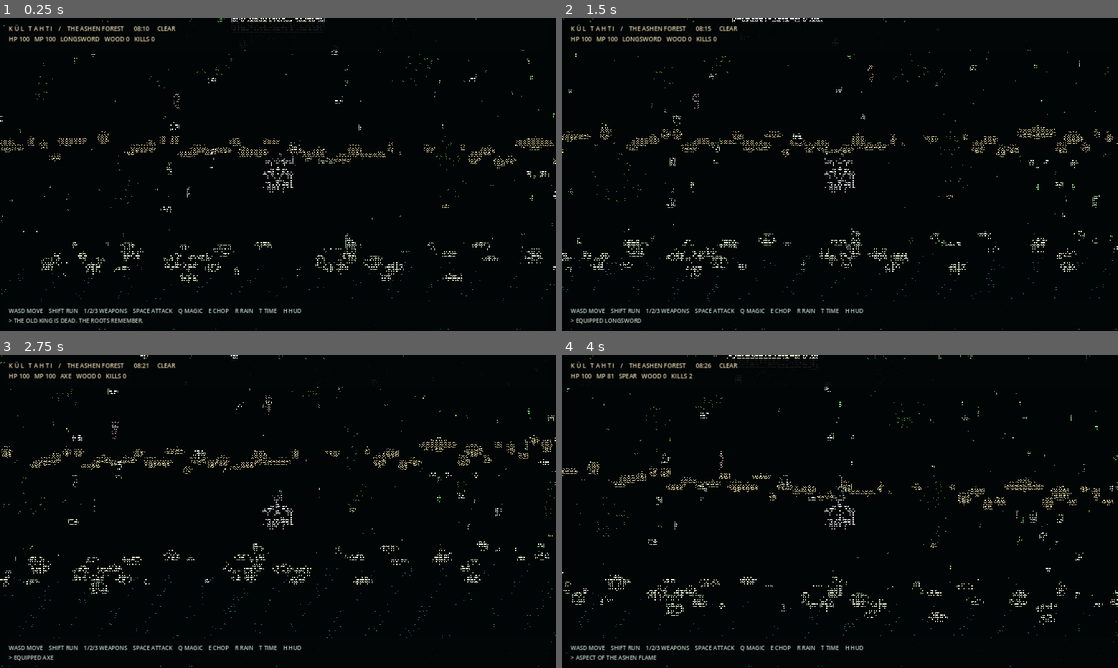
Above: before the commit, frames 1-4 (two rows, left to right).
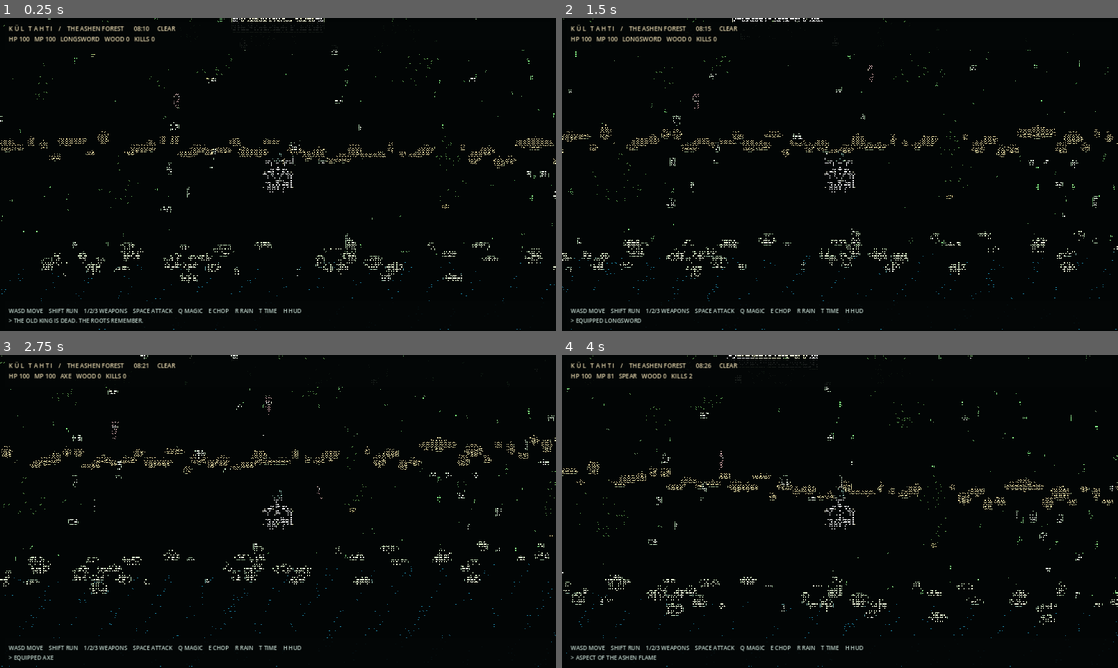
Above: after the commit, the same moments.

Repository: furkhans4o4-create/KUL-TAHTI
Game: Godot game, scene res://scenes/main.tscn
Same seed, same stepped clock (60 frames per second), same inputs: the game is played once before the commit and once after it.
Inputs:
- Up to frame 1 (0.25 s): no input
- Up to frame 2 (1.5 s): tap Enter at 0.5 s; hold D 0.53-1.28 s; hold Shift 0.53-1.28 s; tap Space at 0.77 s; hold S from 1.28 s (still down); tap 1 at 1.35 s
- Up to frame 3 (2.75 s): tap Space at 1.52 s; release S at 2.03 s; hold D from 2.03 s (still down); tap 2 at 2.1 s
- Up to frame 4 (4 s): release D at 2.78 s; hold W 2.78-3.53 s; tap 3 at 2.85 s; tap Space at 3.02, 3.77 s; hold A from 3.53 s (still down); tap Q at 3.6 s

The runs differ from the first frame. In frame 1, less than 0.1% of the frame differs, in the area x 2-81%, y 0-61%; in frame 2, less than 0.1%; in frame 3, less than 0.1%; in frame 4, less than 0.1%, in the area x 0-100%, y 0-72%.

Commit message:
Remove black wedge shadows that obscure text-based pine shapes

Diff:
--- a/scripts/forest3d.gd
+++ b/scripts/forest3d.gd
@@ -191,10 +191,12 @@
     var trunk_vis := MultiMeshInstance3D.new()
     trunk_vis.multimesh = trunk_instances
     trunk_vis.material_override = mat_trunk
+    trunk_vis.cast_shadow = GeometryInstance3D.SHADOW_CASTING_SETTING_OFF
     add_child(trunk_vis)
     var leaves_vis := MultiMeshInstance3D.new()
     leaves_vis.multimesh = crown_instances
     leaves_vis.material_override = mat_foliage
+    leaves_vis.cast_shadow = GeometryInstance3D.SHADOW_CASTING_SETTING_OFF
     add_child(leaves_vis)
 
     var landmark_trees: Array[Vector2] = [
